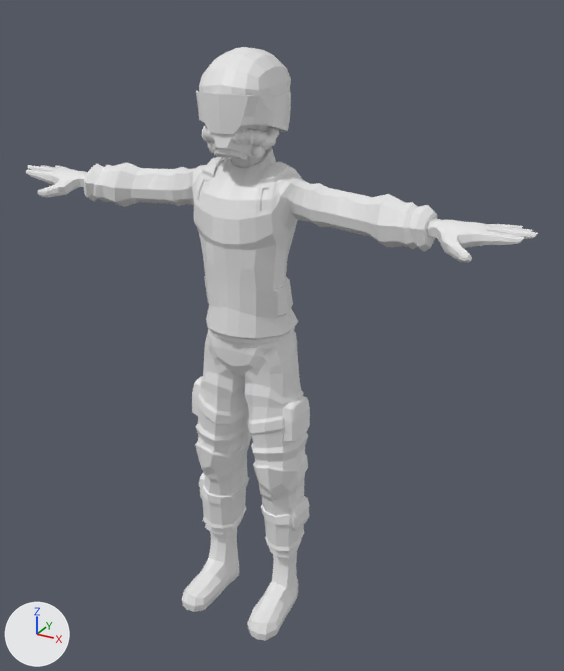
An edit to the glTF model gameplay/player.glb, drawn before and after from the same camera.
Before and after are seen from a camera (50 mm lens) standing at (1.177, -1.986, 1.988) and looking at (0.089, -0.008, 0.999). The axes (+X, +Y, +Z) are drawn at lower left. The lights are the same throughout. The older version comes first. Vertices at exactly the same position are counted once.

Objects in the first picture: 'Swat_Body', 'Swat_Feet', 'Swat_Head', 'Swat_Legs'.
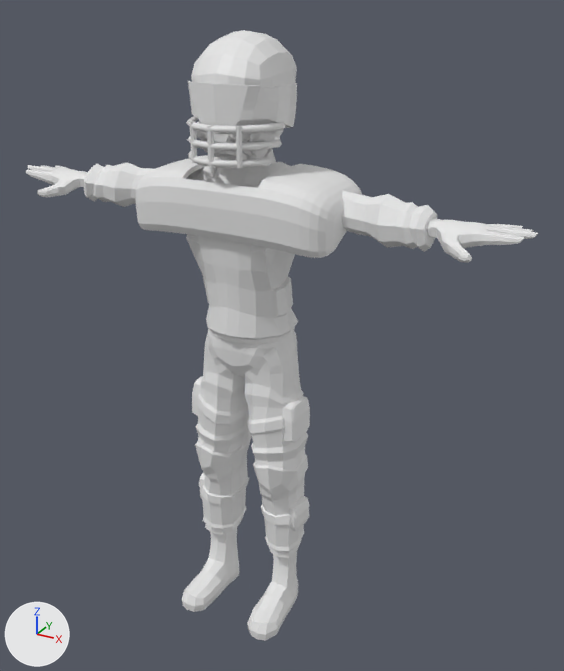
What differs and where, as boxes (x1, y1, x2, y2) in the pictures (564 x 671 px; the box of a moved part takes in the faces that stretch with it):
'Swat_Body', reshaped: before (26, 147, 538, 340); after (26, 148, 538, 340)
'Swat_Head', reshaped: before (196, 47, 291, 168); after (188, 30, 297, 128)
'Facemask', added: after (186, 116, 286, 168)
part 1 of me_cube_018, added: after (136, 155, 362, 258)
part 2 of me_cube_018, moved or reshaped: before (194, 210, 298, 319); after (186, 234, 295, 319)
part 3 of me_cube_037, moved or reshaped: before (261, 92, 291, 132); after (263, 83, 297, 128)
part 4 of me_cube_037, moved or reshaped: before (199, 47, 291, 97); after (191, 30, 297, 88)
part 5 of me_cube_037, rebuilt (mostly hidden afterwards): before (231, 124, 269, 168); after (255, 119, 272, 124)
part 6 of me_cube_037, rebuilt: before (196, 91, 268, 134); after (188, 81, 270, 126)
part 7 of me_cube_037, deleted: before (202, 125, 279, 160)

The edits, one by one:
Material 'facemask' (mat_facemask) is new.
Its base color is (0.8, 0.8, 0.8) (white #e7e7e7).
me_cube_018 is used by ob_swat_body; location (0.0, 0.0, 0.0).
me_cube_018 had 1555 vertices, 3106 faces and spanned x -0.84..0.84, y -0.19..0.07, z 1.03..1.58.
me_cube_018 now has 2255 vertices, 4506 faces and spans x -0.84..0.84, y -0.22..0.11, z 1.03..1.58.
me_cube_018 part 1: a new loose piece of 700 vertices spanning x -0.33..0.33, y -0.22..0.11, z 1.34..1.54, in mat_jersey (white #e7e7e7).
Part 2, on me_cube_018:
4 faces are deleted.
10 vertices in x -0.14..0.14, y -0.18..-0.06, z 1.19..1.34 move by (0.0, -0.01, 0.0).
7 vertices in x -0.12..0.12, y -0.01..0.03, z 1.19..1.2 move by (0.0, 0.01, 0.0).
4 vertices in x -0.13..0.13, y -0.12..-0.06, z 1.26..1.33 move by (0.0, -0.07, 0.0).
4 vertices in x -0.08..0.08, y -0.17..-0.16, z 1.26..1.32 move by (0.0, -0.02, 0.0).
4 vertices in x -0.12..0.12, y -0.15..-0.12, z 1.26..1.32 move by (0.0, -0.04, 0.0).
4 vertices in x -0.06..0.06, y 0.03..0.04, z 1.28..1.33 move by (0.0, 0.04, 0.0).
14 vertices move from x -0.13..0.13, y -0.16..0.05, z 1.19..1.35 to x -0.13..0.13, y -0.19..0.08, z 1.19..1.35.
4 new faces join them.
me_cube_037 is used by ob_swat_head; location (0.0, 0.0, 0.0).
me_cube_037 had 1211 vertices, 2308 faces and spanned x -0.119..0.119, y -0.192..0.084, z 1.482..1.852.
me_cube_037 now has 515 vertices, 910 faces and spans x -0.135..0.135, y -0.213..0.101, z 1.472..1.895.
me_cube_037 part 3: the loose piece of 120 vertices spanning x -0.119..0.119, y -0.168..0.084, z 1.613..1.735 is scaled about its middle by 1.14, then moved by (0.0, 0.0, 0.017).
me_cube_037 part 4: the loose piece of 95 vertices spanning x -0.114..0.114, y -0.187..0.081, z 1.715..1.852 is scaled about its middle by 1.14, then moved by (0.0, -0.002, 0.033).
me_cube_037 part 5: the loose piece of 208 vertices spanning x -0.094..0.094, y -0.17..0.062, z 1.482..1.826 is rebuilt with 142 vertices and now spans x -0.107..0.107, y -0.189..0.076, z 1.472..1.864.
me_cube_037 part 6: the loose piece of 68 vertices spanning x -0.109..0.109, y -0.192..-0.118, z 1.641..1.744 is rebuilt with 68 vertices and now spans x -0.124..0.124, y -0.213..-0.129, z 1.653..1.772.
me_cube_037 part 7: 6 loose pieces with 720 vertices, spanning x -0.109..0.109, y -0.187..-0.016, z 1.566..1.695, are deleted.
Other edits to the shape of me_cube_037 do not show in these pictures.
Mesh me_cube_013 is new.
It has 887 vertices, 1566 faces and spans x -0.152..0.152, y -0.247..0.013, z 1.472..1.715.
It uses material mat_facemask (white #e7e7e7).
Object 'Facemask' (ob_facemask) is new; it shows me_cube_013.
Its location is (0.0, 0.0, 0.0).
